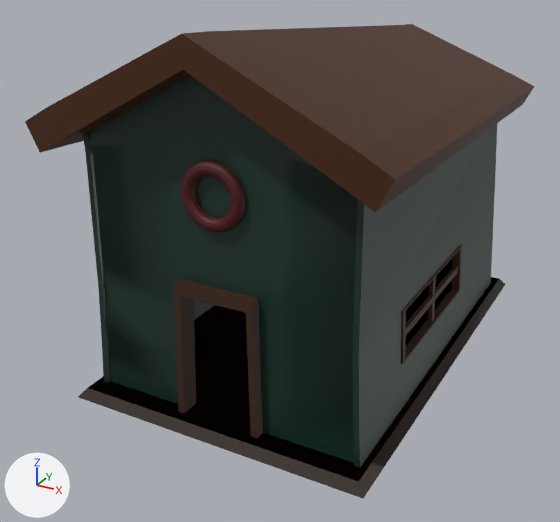
What one commit did to the OBJ model models/house.obj.
One viewpoint serves both versions: a 50 mm lens placed at (2.42, -5.1, 3.07), pointed at (-0.17, -0.37, 0.71). Every picture has the same lights, and +X, +Y and +Z are marked at lower left. Where no turn or scale is listed for an object, it has been applied to the vertices. Vertices at the same position are counted once.

Objects in the first picture: 'Ceiling_Cube.001', 'Door_Cube.002', 'Floor_Plane', 'House_Cube', 'Torus', 'WindowBar.001_Cube.006', 'WindowFrame1_Cube.003'.
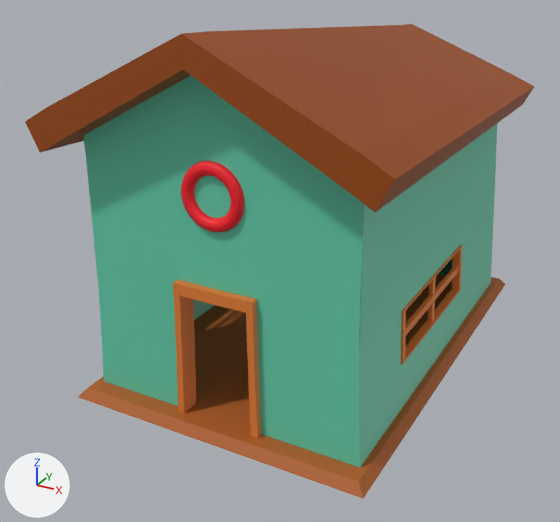
Location of each change, (x1, y1, x2, y2) in pixels of the pictures (560 x 522 px; the box of a moved part takes in the faces that stretch with it):
'House_Cube', recoloured, reshaped (grey to green): before (83, 76, 497, 467); after (83, 75, 497, 467)
'Ceiling_Cube.001', recoloured: (25, 24, 535, 212) in both
'Floor_Plane', recoloured, surface changed (black to brown): (78, 275, 505, 498) in both
'Door_Cube.002', recoloured: (173, 278, 263, 438) in both
'Torus', recoloured (brown to red): (181, 161, 246, 232) in both
'WindowFrame1_Cube.003', recoloured (black to brown): (398, 245, 462, 364) in both
'WindowBar.001_Cube.006', recoloured (black to brown): (406, 266, 458, 335) in both
part 1 of me_floor_plane, moved or reshaped: (88, 275, 499, 482) in both
part 2 of me_house_cube, moved or reshaped: before (90, 76, 358, 463); after (88, 75, 358, 465)

Patch to the scene script:
```diff
--- a/models/house.obj.py
+++ b/models/house.obj.py
@@ mat_roof @@
 mat_roof = principled_material('Roof')
-mat_roof.base_color = (0.0628, 0.0154, 0.0)  # brown #472100
+mat_roof.base_color = (0.324, 0.0652, 0.0)  # brown #9a4800
 mat_roof.roughness = 0.546
@@ mat_frames @@
 mat_frames = principled_material('Frames')
-mat_frames.base_color = (0.0452, 0.0155, 0.00411)  # brown #3c210d
+mat_frames.base_color = (0.774, 0.21, 0.032)  # orange #e47e32
 mat_frames.roughness = 0.656
@@ mat_material_001 @@
 mat_material_001 = principled_material('Material.001')
-mat_material_001.base_color = (0.0195, 0.00721, 0.00235)  # black #261408
+mat_material_001.base_color = (0.441, 0.114, 0.0175)  # brown #b15f24
 mat_material_001.roughness = 0.573
@@ mat_material @@
 mat_material = principled_material('Material')
-mat_material.base_color = (0.00941, 0.0323, 0.0234)  # dark green #18322a
+mat_material.base_color = (0.128, 0.617, 0.416)  # green #64cead
 mat_material.roughness = 0.4
@@ mat_torus @@
 mat_torus = principled_material('Torus')
-mat_torus.base_color = (0.0711, 0.0021, 0.00367)  # dark red #4b070c
+mat_torus.base_color = (0.952, 0.00819, 0.0205)  # red #fa1627
 mat_torus.roughness = 0.628
@@ me_floor_plane @@
 me_floor_plane.from_pydata(...)  # 8 vertices, 12 faces; spans x -1.1..1.1, y -1.68..1.68, z -0.05..0.02
 # used by ob_floor_plane; location = (0.0, 0.0, 0.0)
 # verts and faces of me_floor_plane; kept vertices keep their numbers, new ones are numbered from 8
 # before: 0 (-1.05, -1.63, 0.02) at pixel (87, 387), 1 (1.05, -1.63, 0.02) at pixel (358, 481), 2 (-1.05, 1.63, 0.02), 3 (1.05, 1.63, 0.02) at pixel (499, 278), 4 (-1.1, 1.68, -0.05)
 # before: 5 (-1.1, -1.68, -0.05) at pixel (77, 397), 6 (1.1, -1.68, -0.05) at pixel (363, 498), 7 (1.1, 1.68, -0.05) at pixel (505, 284)
+# me_floor_plane part 1
+delete_faces([(0, 2, 1), (4, 5, 6), (1, 2, 3), (4, 6, 7)])
+faces += [(0, 1, 2), (4, 6, 5), (1, 3, 2), (4, 7, 6)]
 me_floor_plane.materials.append(mat_material_001)
@@ me_house_cube @@
 # used by ob_house_cube; location = (0.0, 0.0, 0.0)
-me_house_cube.from_pydata(...)  # 194 vertices, 361 faces, 46 loose edges; spans x -1.01..1.01, y -1.51..1.51, z 0.0..2.35
+me_house_cube.from_pydata(...)  # 191 vertices, 361 faces, 40 loose edges; spans x -1.01..1.01, y -1.51..1.51, z 0.0..2.35
+# me_house_cube part 2
+# 7 vertices are removed from x -0.29..0.29, y -0.81..0.49, z 2.05..2.3
+# 53 faces are deleted
+# 4 vertices are added at (0.0, -1.5, 2.1), (0.0, -1.5, 0.97), (0.0, -1.5, 2.35), (0.0, -1.5, 2.1)
+# 53 new faces join them
 me_house_cube.materials.append(mat_material)
```
